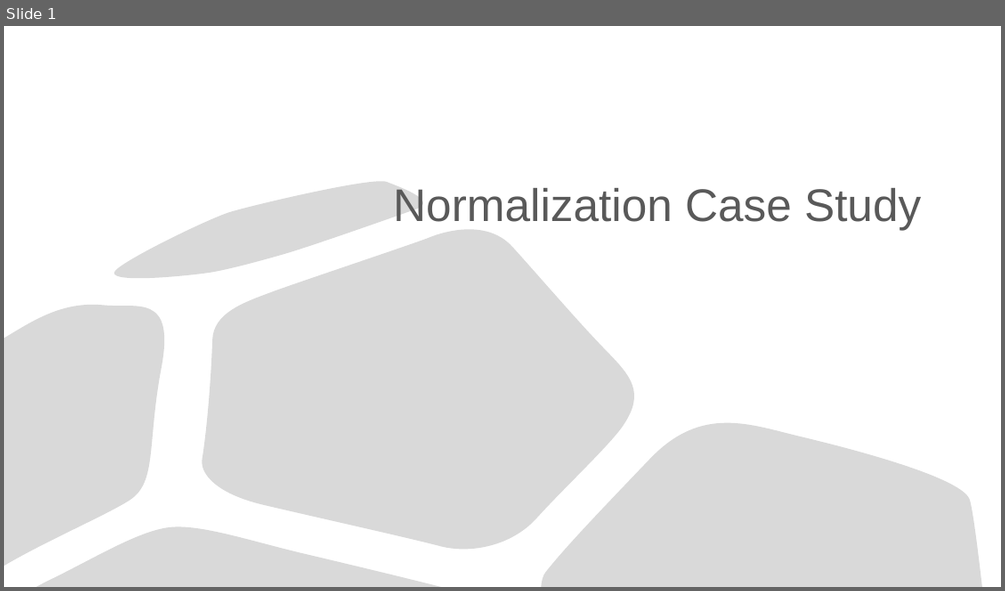
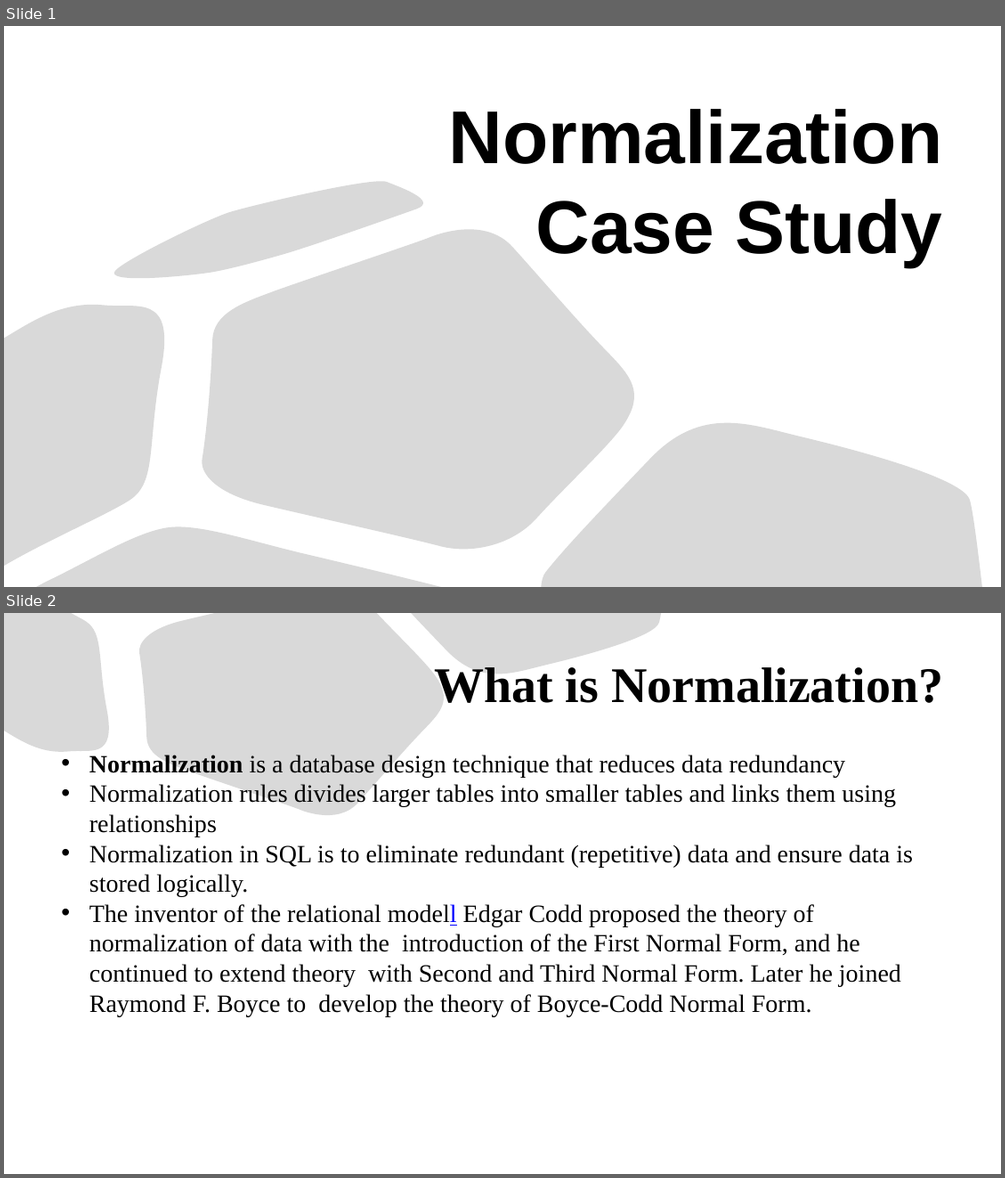
Before and after one commit to Saphall/Leapfrog_Data-Engineering_Assignments, a slide deck: Week1/Day1/Data Assignment/Normalization Case Study.pptx. Shown one above the other, each under a label of ours: slide 1 before the commit, slides 1 and 2 after it. The pictures are 1005x591 and 1005x1178 pixels, drawn with LibreOffice and Linux fonts; fonts in the diff are those of the drawing. Boxes give left, top, right and bottom in pixels: in the first picture for what was removed or moved away, otherwise in the second. Text is boxed around its words. In the diff, an @@ line names an element or a change of style, - is before the commit and + after.

```diff
--- a/Week1/Day1/Data Assignment/Normalization Case Study.pptx
+++ b/Week1/Day1/Data Assignment/Normalization Case Study.pptx
@@ slide 2 added at (x1=4, y1=613, x2=1001, y2=1174), background #FFFFFF @@
@@ freeform shape added at (x1=4, y1=613, x2=116, y2=761), fill #D9D9D9, outline #000000 0.75 pt @@
@@ freeform shape added at (x1=138, y1=613, x2=452, y2=826), fill #D9D9D9, outline #000000 0.75 pt @@
@@ freeform shape added at (x1=411, y1=613, x2=661, y2=686), fill #D9D9D9, outline #000000 0.75 pt @@
@@ title added at (x1=434, y1=667, x2=943, y2=703), 48 pt, text #000000, bold @@
+What is Normalization?
@@ text added at (x1=89, y1=755, x2=913, y2=1016), 24 pt, text #000000 @@
+• Normalization is a database design technique that reduces data redundancy
+• Normalization rules divides larger tables into smaller tables and links them using relationships
+• Normalization in SQL is to eliminate redundant (repetitive) data and ensure data is stored logically.
+• The inventor of the relational modell Edgar Codd proposed the theory of normalization of data with the introduction of the First Normal Form, and he continued to extend theory with Second and Third Normal Form. Later he joined Raymond F. Boyce to develop the theory of Boyce-Codd Normal Form.
@@ slide 1 changed as well @@
@@ title "Normalization Case Study" moved from (x1=393, y1=188, x2=921, y2=230) to (x1=449, y1=109, x2=943, y2=266) @@
@@ title "Normalization Case Study" at (x1=449, y1=109, x2=943, y2=266): size 44 to 72 pt, text colour #595959 to #000000, bold on @@
```
Also in this commit, not shown: 9 other slides added.
